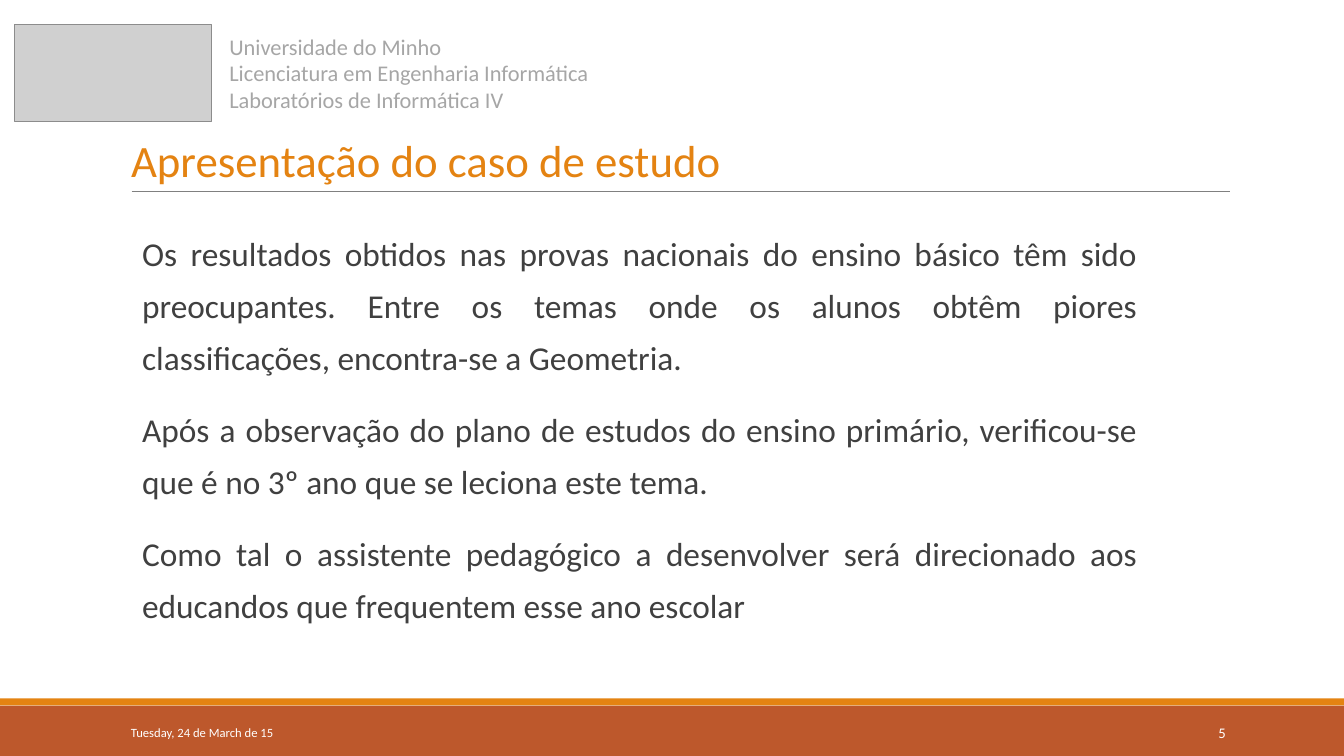
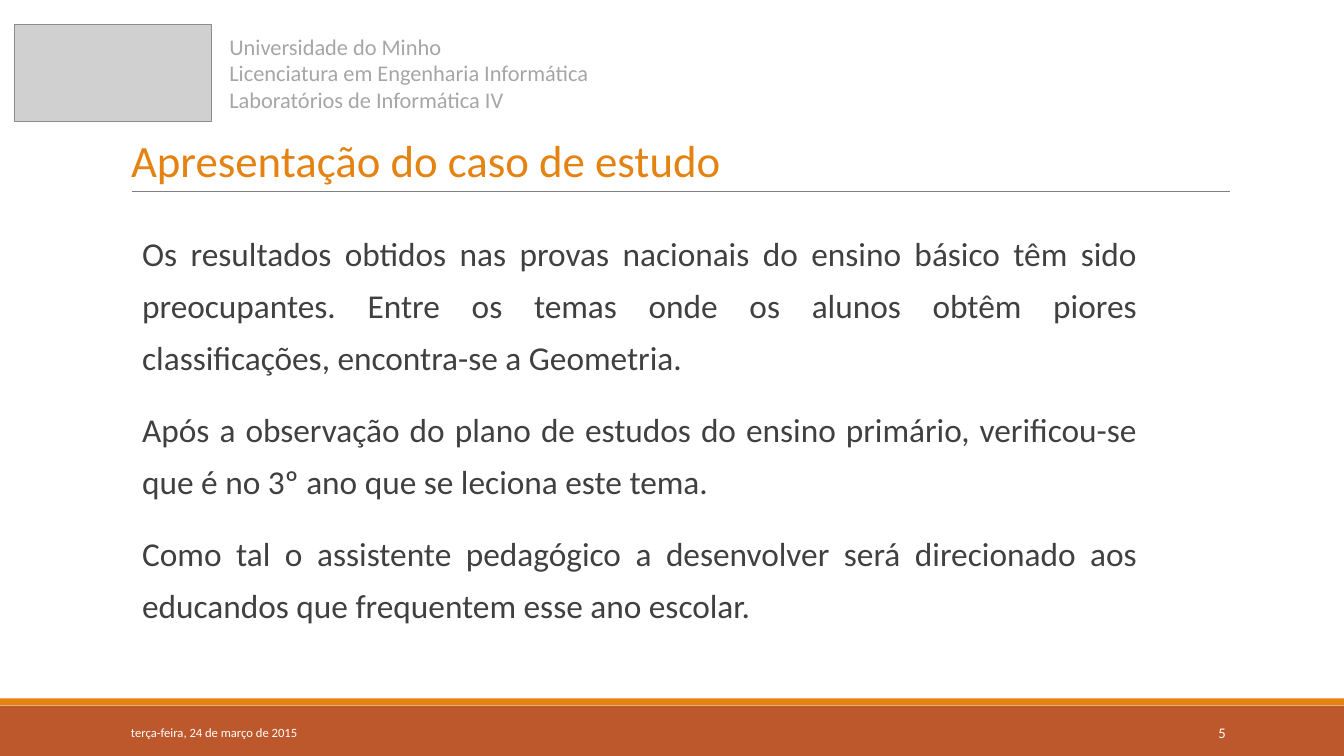
Before and after one commit to 7patricia/Aprende-com-os-Minions, a slide deck: slide 5 of 1ªFase/LI4-Grupo6-Fase1.pptx. Drawn at 1344x756 pixels with LibreOffice and Linux fonts; fonts in the diff are those of the drawing; grey boxes stand for pictures. Boxes give left, top, right and bottom in pixels: in the first picture for what was removed or moved away, otherwise in the second. Text is boxed around its words. In the diff, an @@ line names an element or a change of style, - is before the commit and + after.

Commit message:
Updated apresentação

```diff
--- a/1ªFase/LI4-Grupo6-Fase1.pptx
+++ b/1ªFase/LI4-Grupo6-Fase1.pptx
@@ text at box(142, 543, 1137, 624): text changed @@
-  Como tal o assistente pedagógico a desenvolver será direcionado aos educandos que frequentem esse ano escolar
+  Como tal o assistente pedagógico a desenvolver será direcionado aos educandos que frequentem esse ano escolar.
@@ text at box(131, 728, 298, 739): text changed @@
-Tuesday, 24 de March de 15
+terça-feira, 24 de março de 2015
```
Also in this commit, not shown: 7 other slides changed, 1 slide added.
